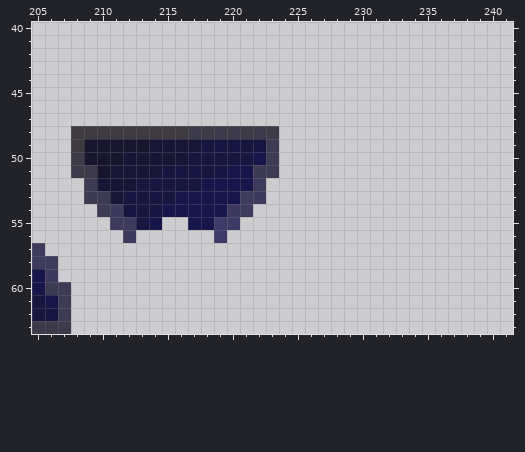
A pixel-art file gets an edit: assets/BuildingBlocks2.ase. This is how it looked before the edit.
256x256 pixels, 1 frame. Colours within 5 levels of each other are drawn and written as one. Shown: x 205..241, y 40..63. The commit also changed other parts of the picture, which this record leaves out.
The result:
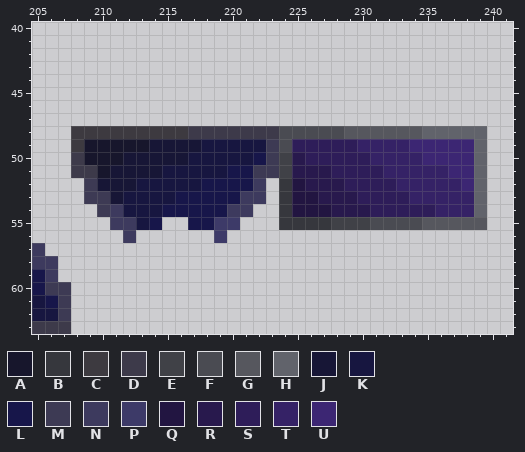
Palette (. is transparent): A #17162c  B #36373d  C #3d3a40  D #3d3a4a  E #404147  F #4a4b52  G #56575e  H #61636b  J #171636  K #171640  L #17164a  M #3d3a54  N #3d3a5e  P #3d3a68  Q #221541  R #28194d  S #2e1d59  T #352266  U #3c2673
The exact change:
{"y":48,"x":224,"old":"................","new":"FFFFFGGGGGGHHHHH"}
{"y":49,"x":224,"old":"................","new":"FSSSSSTTTTUUUUUH"}
{"y":50,"x":224,"old":"................","new":"ERSSSSSTTTTUUUUH"}
{"y":51,"x":224,"old":"................","new":"ERRRSSSSTTTTTUUH"}
{"y":52,"x":224,"old":"................","new":"BQRRRSSSSTTTTTUH"}
{"y":53,"x":224,"old":"................","new":"BQQRRRSSSSTTTTTH"}
{"y":54,"x":224,"old":"................","new":"BQQQRRRSSSSSTTTH"}
{"y":55,"x":224,"old":"................","new":"BBBBEEEFFFFGGGGG"}
